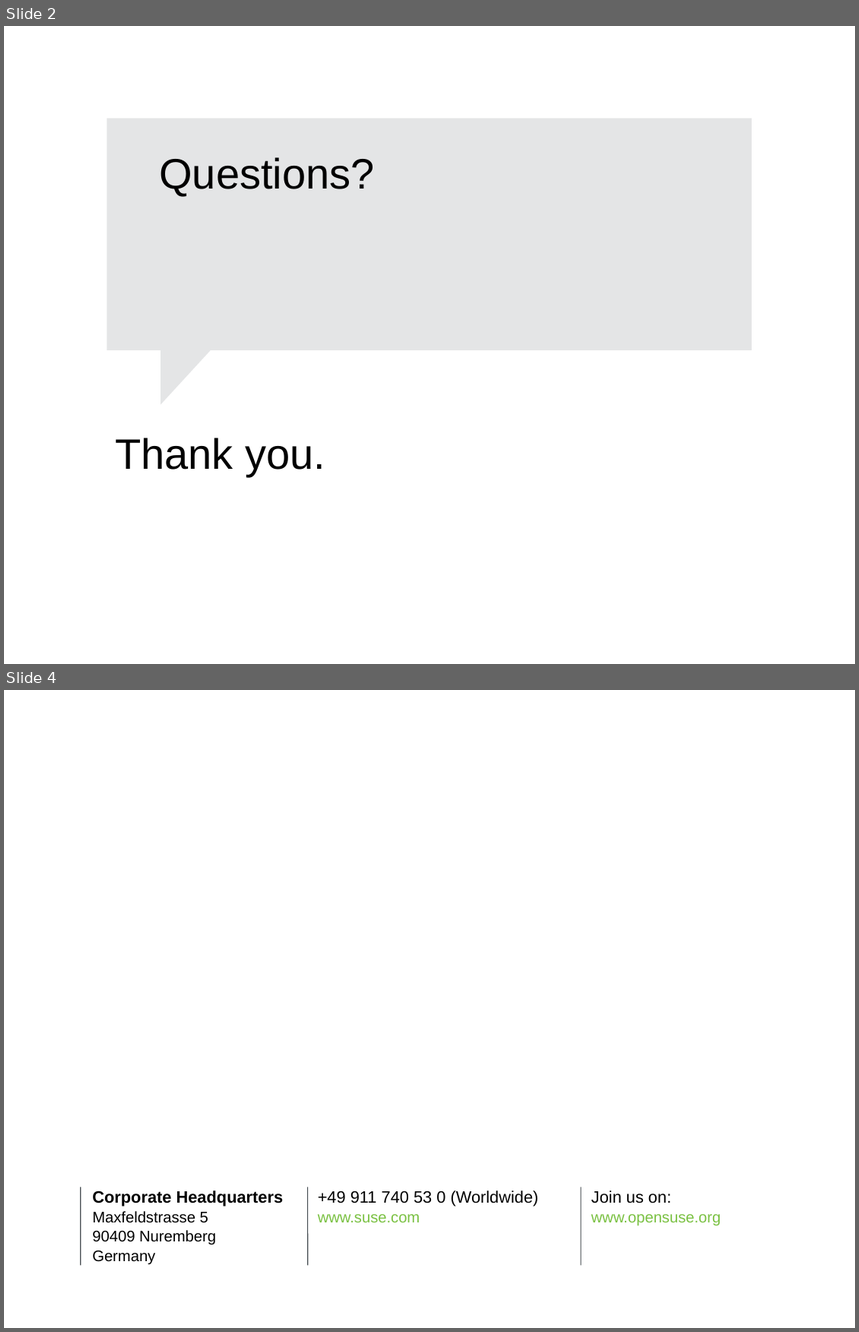
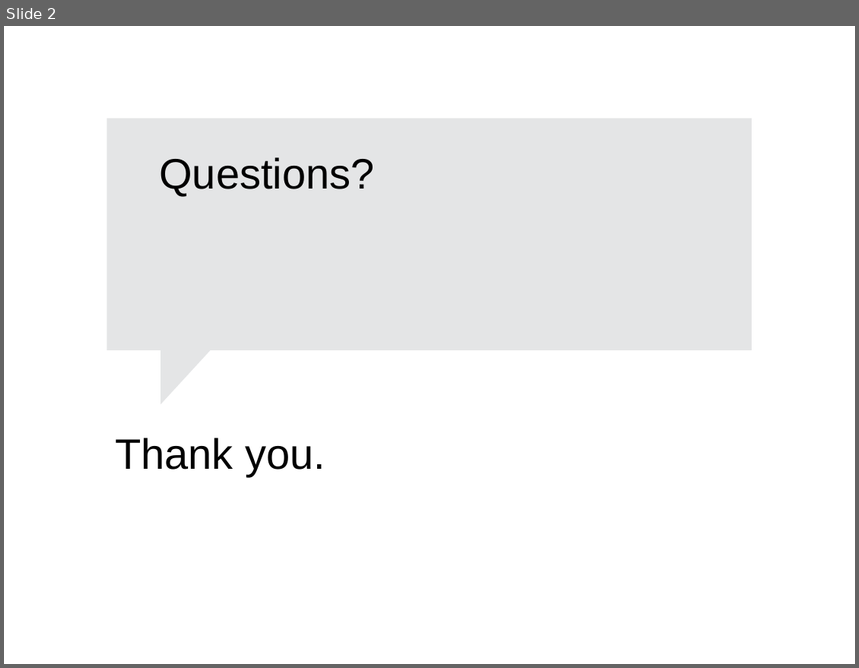
Before and after one commit to sayalilunkad/openstack-barcelona, a slide deck: hiding-in-the-clouds_secret-management-with-openstack-barbican/template.odp. Shown one above the other, each under a label of ours: slides 2 and 4 before the commit, slide 2 after it; the slides between them are not shown. The pictures are 859x1332 and 859x668 pixels, drawn with LibreOffice and Linux fonts; fonts in the diff are those of the drawing; background and template pictures are left out. Boxes give left, top, right and bottom in pixels: in the first picture for what was removed or moved away, otherwise in the second. Text is boxed around its words. In the diff, an @@ line names an element or a change of style, - is before the commit and + after.

Commit message:
Removed SUSE branding from template

```diff
--- a/hiding-in-the-clouds_secret-management-with-openstack-barbican/template.odp
+++ b/hiding-in-the-clouds_secret-management-with-openstack-barbican/template.odp
@@ slide 4 removed at <box>4,690,855,1328</box>, background #FFFFFF; not listed: 1 template element that a slide beside it also shows @@
@@ line removed from (81, 1187) to (81, 1265) @@
@@ text removed at <box>92,1191,284,1265</box> @@
-Corporate Headquarters
-Maxfeldstrasse 5
-90409 Nuremberg
-Germany
@@ line removed from (308, 1187) to (308, 1265) @@
@@ text removed at <box>318,1191,539,1223</box> @@
-+49 911 740 53 0 (Worldwide)
-www.suse.com
@@ line removed from (581, 1187) to (581, 1265) @@
@@ text removed at <box>591,1191,721,1226</box> @@
-Join us on:
-www.opensuse.org
```
Also in this commit, not shown: 1 slide changed, 1 slide added, 1 other file.
